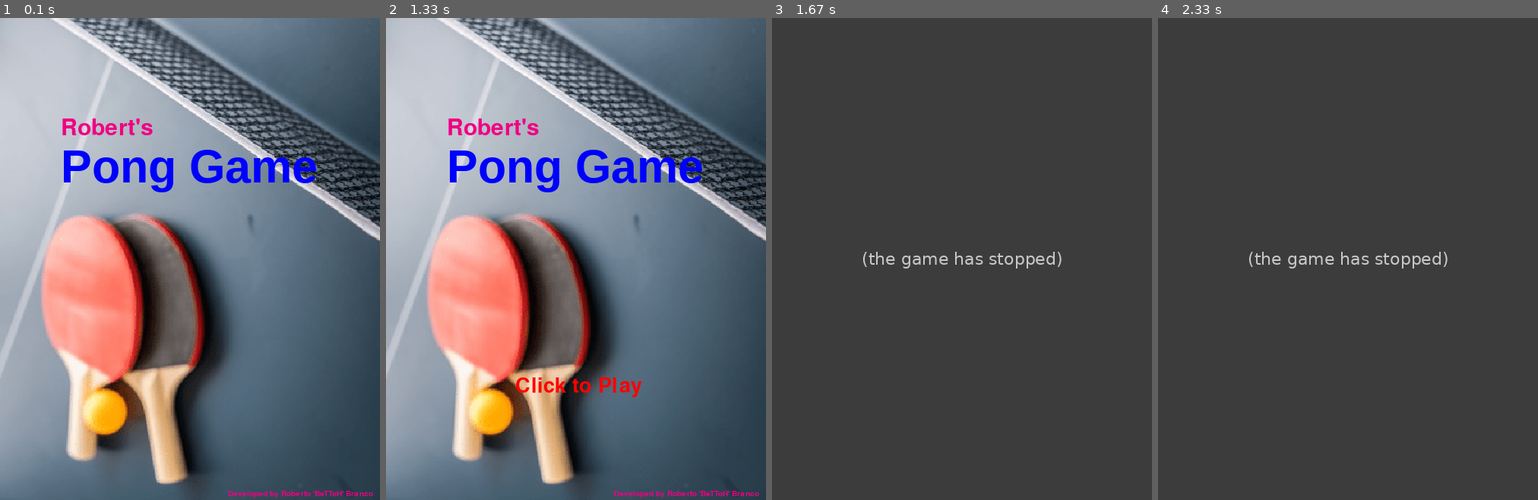
Above: before the commit, frames 1-4 (left to right).
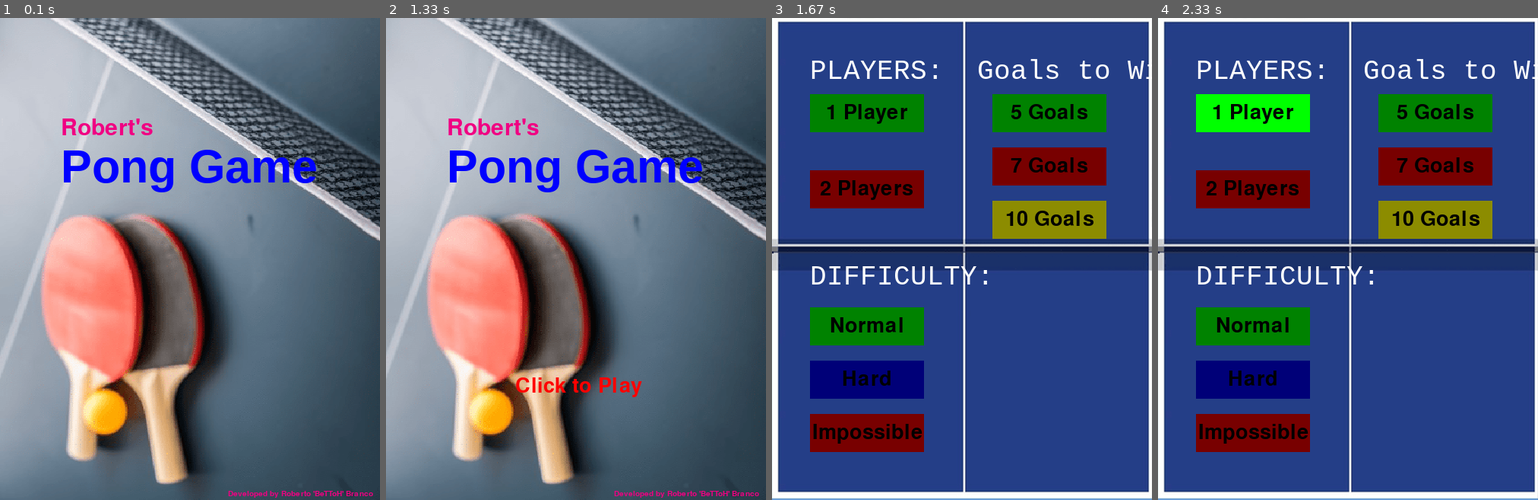
Above: after the commit, the same moments.

Repository: BeTToH/Pygame-Projects
Game: pygame game, started from Pong/main.py
Two runs of this game, one before a commit and one after it. Both use one fixed random seed, a clock stepped at 60 frames per second and the inputs below.
Inputs (mouse positions are in pixels of both pictures, inside the frame that each line leads up to):
- Up to frame 1 (0.1 s): no input
- Up to frame 2 (1.33 s): no input
- Up to frame 3 (1.67 s): click (867, 114) at 1.52 s, where only the run after the commit has a clickable "1 Player"
- Up to frame 4 (2.33 s): click (1253, 114) at 1.88 s

Frames 1-2 are identical in both runs. In frame 3, 100% of the frame differs, in the area x 0-100%, y 0-100%; in frame 4, 100%.
Error before the commit: TypeError: Button.__init__() missing 1 required positional argument: 'font' (screens.py line...; the game stopped at 1.6 s (later frames are placeholders)

Commit message:
adds default value for font (temp solution)

Diff:
--- a/Pong/button.py
+++ b/Pong/button.py
@@ -2,7 +2,7 @@
 
 
 class Button:
-    def __init__(self, text, x, y, color, font, width=150, height=50):
+    def __init__(self, text, x, y, color, font="comicsans", width=150, height=50):
         self.text = text
         self.x = x
         self.y = y
